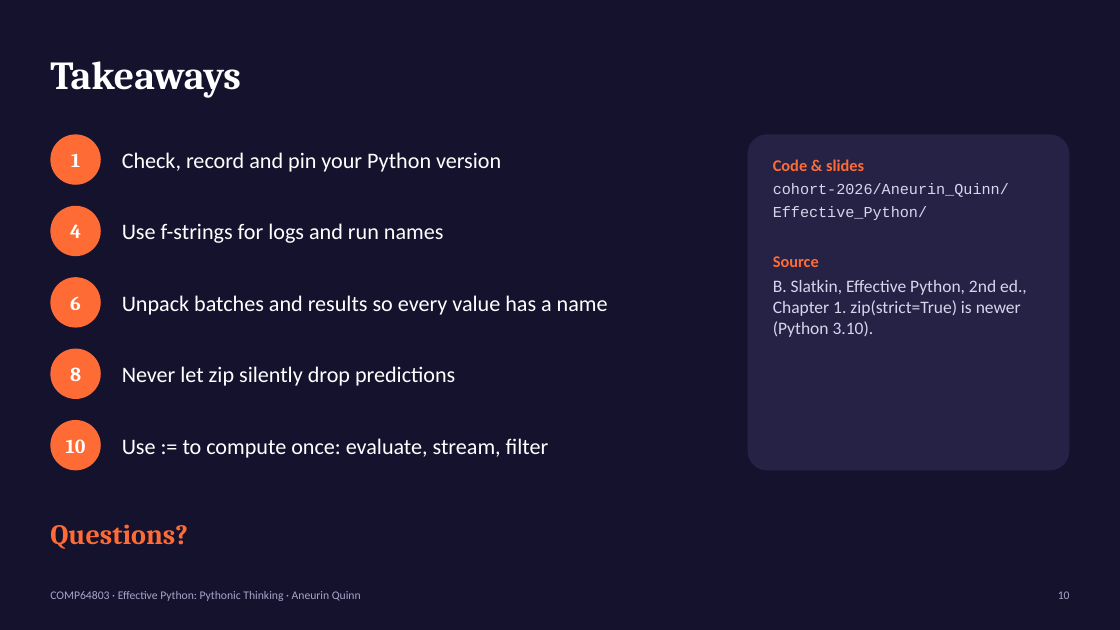
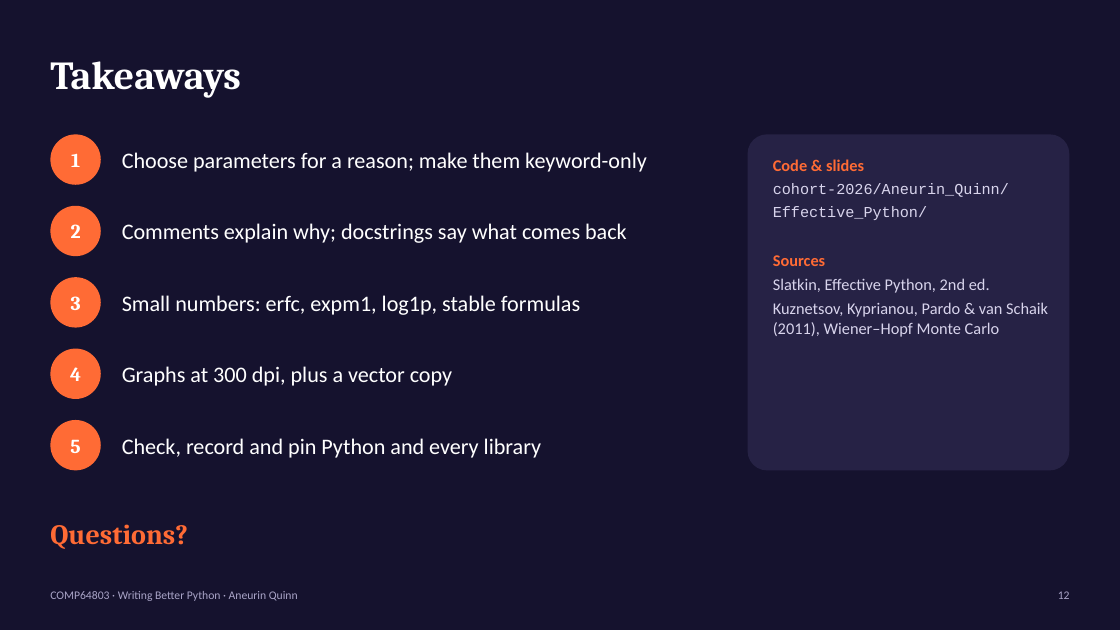
Before and after one commit to mingfeisun/COMP64803-Responsible-Reproducible-AI, a slide deck: slide 12 of cohort-2026/Aneurin_Quinn/Effective_Python/Pythonic_Thinking_AQ.pptx (slide 10 before the commit). Drawn at 1120x630 pixels with LibreOffice and Linux fonts; fonts in the diff are those of the drawing. Boxes give left, top, right and bottom in pixels: in the first picture for what was removed or moved away, otherwise in the second. Text is boxed around its words. In the diff, an @@ line names an element or a change of style, - is before the commit and + after.

```diff
--- a/cohort-2026/Aneurin_Quinn/Effective_Python/Pythonic_Thinking_AQ.pptx
+++ b/cohort-2026/Aneurin_Quinn/Effective_Python/Pythonic_Thinking_AQ.pptx
@@ text at [122, 152, 647, 172]: text changed @@
-Check, record and pin your Python version
+Choose parameters for a reason; make them keyword-only
@@ text in ellipse at [71, 224, 81, 238]: text changed @@
-4
+2
@@ text at [122, 223, 627, 243]: text changed @@
-Use f-strings for logs and run names
+Comments explain why; docstrings say what comes back
@@ text at [773, 255, 1048, 337]: text changed; size 15 to 14 pt @@
-Source
-B. Slatkin, Effective Python, 2nd ed., Chapter 1. zip(strict=True) is newer (Python 3.10).
+Sources
+Slatkin, Effective Python, 2nd ed.
+Kuznetsov, Kyprianou, Pardo & van Schaik (2011), Wiener–Hopf Monte Carlo
@@ text in ellipse at [71, 296, 81, 310]: text changed @@
-6
+3
@@ text at [122, 295, 580, 315]: text changed @@
-Unpack batches and results so every value has a name
+Small numbers: erfc, expm1, log1p, stable formulas
@@ text in ellipse at [70, 367, 81, 381]: text changed @@
-8
+4
@@ text at [122, 366, 452, 386]: text changed @@
-Never let zip silently drop predictions
+Graphs at 300 dpi, plus a vector copy
@@ text in ellipse at [70, 439, 80, 453]: text changed @@
-10
+5
@@ text at [122, 438, 541, 458]: text changed @@
-Use := to compute once: evaluate, stream, filter
+Check, record and pin Python and every library
@@ text at [50, 591, 298, 601]: text changed @@
-COMP64803 · Effective Python: Pythonic Thinking · Aneurin Quinn
+COMP64803 · Writing Better Python · Aneurin Quinn
@@ text at [1058, 591, 1070, 599]: text changed @@
-10
+12
```
Also in this commit, not shown: 1 other slide changed, 10 slides added, 8 slides removed, 23 other files.
